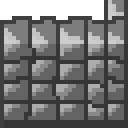
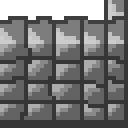
Before/after of a 128x128 layered artwork. What changed in the layer stack:
painted on "Layer 2" over [0,16,104,128]
removed layer "Layer 1" over [4,16,104,120]
